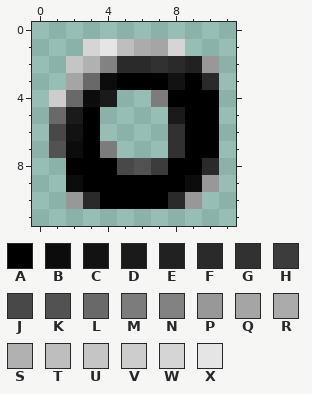
Two versions of one pixel-art sprite, rezound/src/images/advanced_action.gif. The picture above was drawn from the file before the commit.
The file is 12x12 pixels. Colours within 5 levels of each other are drawn and written as one.
Palette (. is transparent): A #000000  B #0c0c0c  C #121212  D #1a1a1a  E #212121  F #2a2a2a  G #313131  H #3c3c3c  J #484848  K #525252  L #696969  M #7c7c7c  N #828282  P #989898  Q #a5a5a5  R #ababab  S #b1b1b1  T #bebebe  U #c5c5c5  V #cdcdcd  W #d5d5d5  X #e5e5e5
New version:
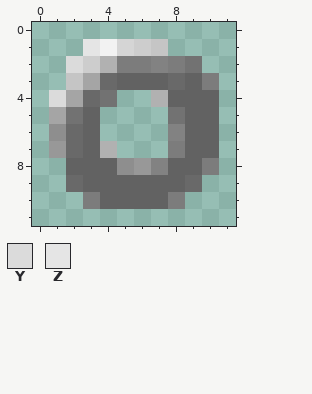
Colours new in this view: Y #dbdbdb  Z #e5e5e5
From the commit log: Improved the look of advanced_action.gif and normal_action.gif
Diff:
{"colour":"A","old":"#000000","new":"#626262"}
{"colour":"D","old":"#1a1a1a","new":"#727272"}
{"colour":"J","old":"#484848","new":"#8e8e8e"}
{"colour":"X","old":"#e5e5e5","new":"#f2f2f2"}
{"y":1,"x":3,"old":"W","new":"Z"}
{"y":1,"x":5,"old":"TRQW","new":"WVU."}
{"y":2,"x":2,"old":"USNFFGFEP","new":"YVSMMNMD."}
{"y":3,"x":2,"old":"QLB","new":"UQL"}
{"y":3,"x":8,"old":"C","new":"L"}
{"y":3,"x":10,"old":"F","new":"M"}
{"y":4,"x":1,"old":"VLB","new":"YQL"}
{"y":4,"x":7,"old":"M","new":"S"}
{"y":5,"x":1,"old":"L","new":"Q"}
{"y":6,"x":2,"old":"C","new":"L"}
{"y":6,"x":8,"old":"G","new":"N"}
{"y":7,"x":1,"old":"KB","new":"PL"}
{"y":7,"x":4,"old":"M","new":"S"}
{"y":7,"x":8,"old":"G","new":"M"}
{"y":8,"x":6,"old":"KH","new":"PN"}
{"y":8,"x":10,"old":"F","new":"M"}
{"y":9,"x":2,"old":"B","new":"L"}
{"y":9,"x":9,"old":"BP","new":"L."}
{"y":10,"x":2,"old":"PF","new":".M"}
{"y":10,"x":8,"old":"FP","new":"M."}
{"label":"changed","picture_box":[49,39,219,209]}
